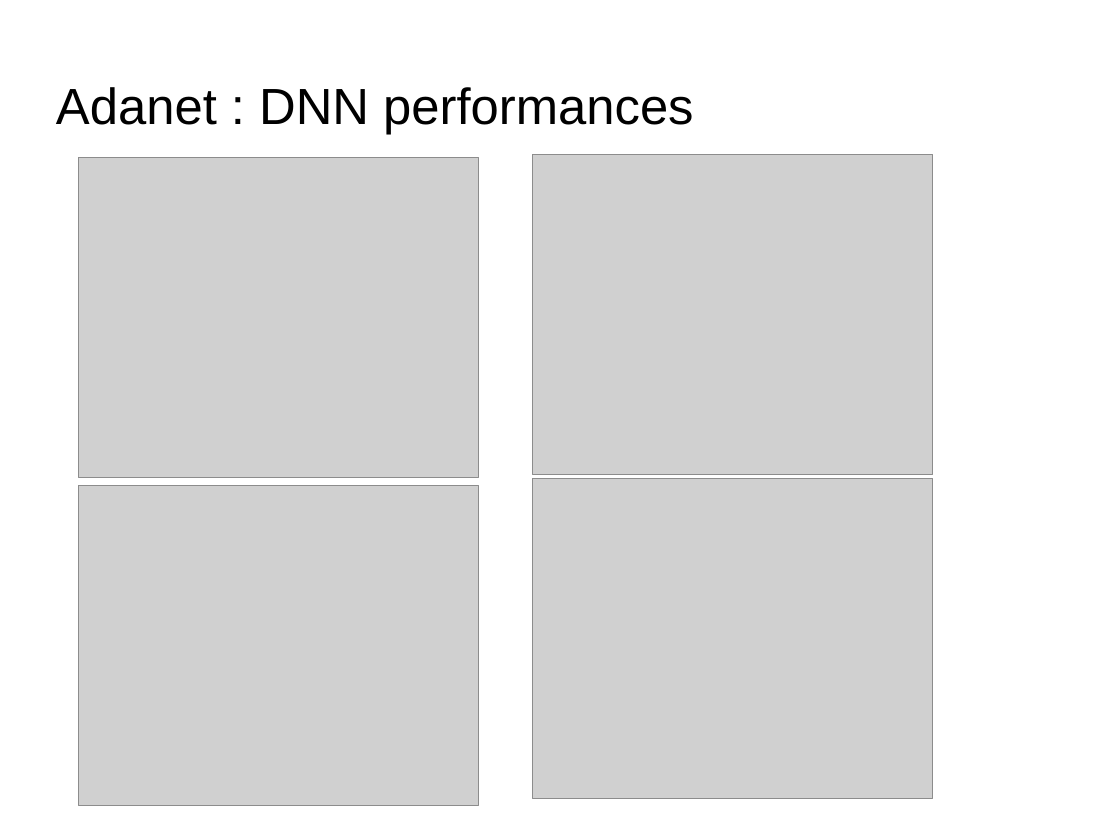
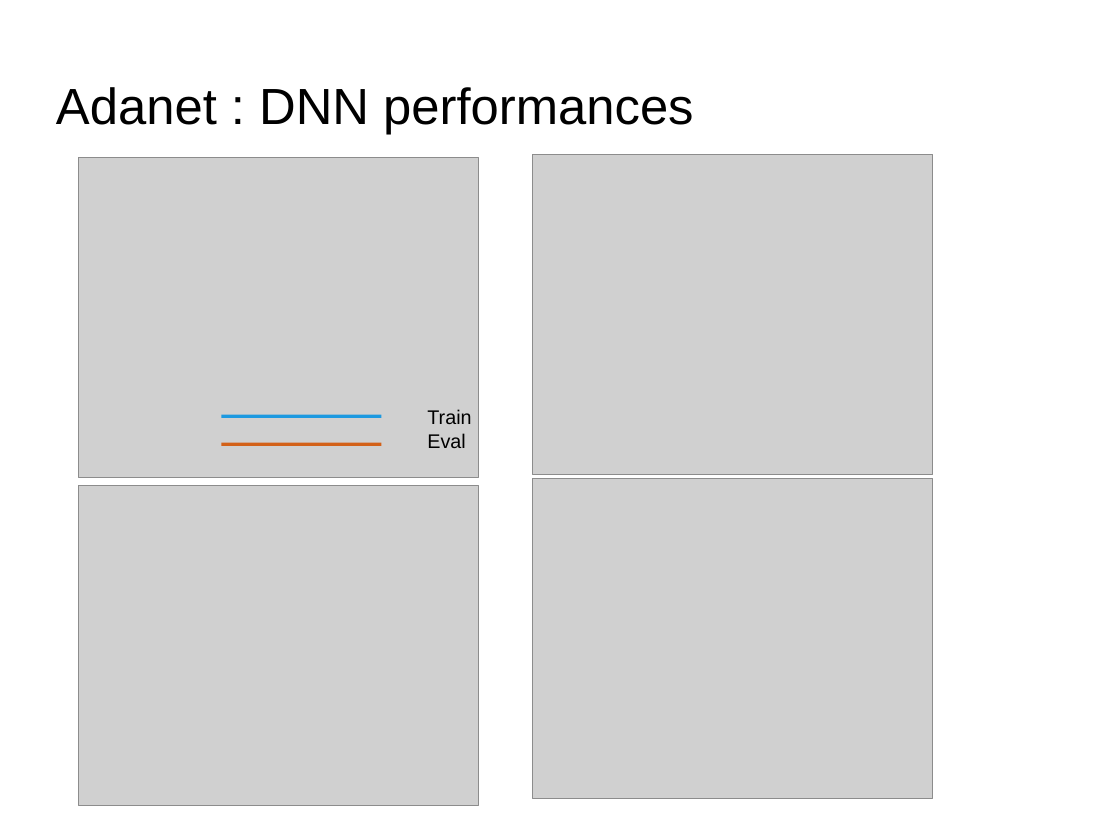
Before and after one commit to dataforcast/OC_Datascientist, a slide deck: slide 23 of P8/report/Openclassrooms_ParcoursDatascientist_P8-V2.odp. Drawn at 1120x840 pixels with LibreOffice and Linux fonts; fonts in the diff are those of the drawing; grey boxes stand for pictures; background and template pictures are left out. Boxes give left, top, right and bottom in pixels: in the first picture for what was removed or moved away, otherwise in the second. Text is boxed around its words. In the diff, an @@ line names an element or a change of style, - is before the commit and + after.

Commit message:
Adanet : source code reworked

```diff
--- a/P8/report/Openclassrooms_ParcoursDatascientist_P8-V2.odp
+++ b/P8/report/Openclassrooms_ParcoursDatascientist_P8-V2.odp
@@ group added at bbox=[222, 409, 471, 448]: 2 lines, 2 texts @@
+Train
+Eval
```
Also in this commit, not shown: 5 other slides changed, 4 slides added, 4 other files.
